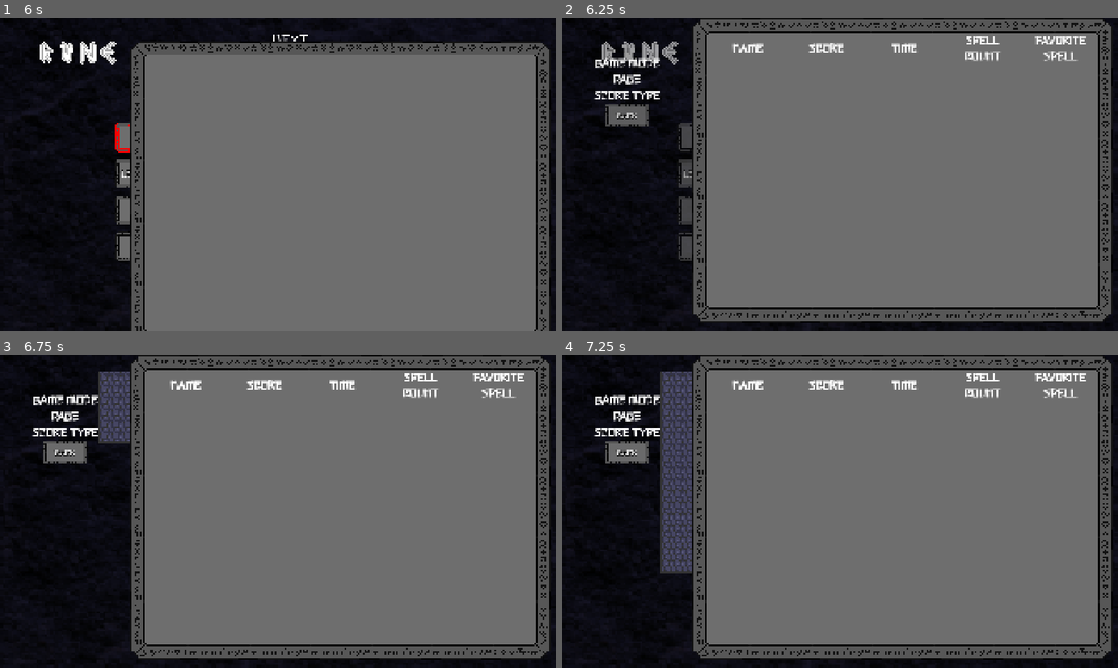
Above: before the commit, frames 1-4 (two rows, left to right).
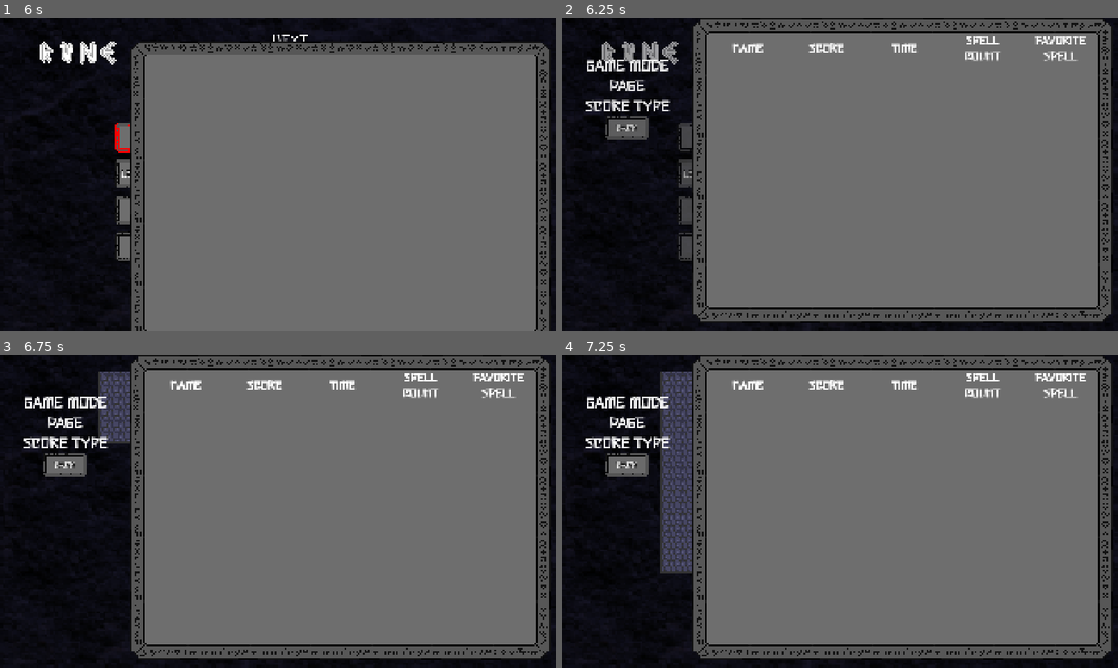
Above: after the commit, the same moments.

Repository: dreamblader/rune_ruckus
Game: Godot game, scene res://splash/splash_scene.tscn
Same seed, same stepped clock (60 frames per second), same inputs: the game is played once before the commit and once after it.
Inputs (mouse positions are in pixels of both pictures, inside the frame that each line leads up to):
- Up to frame 1 (6 s): tap Enter (ui_accept) at 0.5, 0.77, 1.52, 2, 2.75, 3.02, 3.5, 3.77, 4.25, 4.52 s; move the mouse to (400, 158) at 0.52 s; hold Right (ui_right) 0.53-1.28 s; hold S (drop) 0.53-1.28 s; click (400, 158) at 0.67 s; move the mouse to (166, 190) at 1.27 s; hold Down (ui_down) 1.28-2.03 s; tap Q (move_spell_l) at 1.35, 5.85 s; click (166, 190) at 1.42 s; move the mouse to (333, 105) at 2.02 s; hold Right (ui_right) 2.03-2.78 s; hold E (move_spell_r) 2.03-2.78 s; click (333, 105) at 2.17 s; move the mouse to (250, 237) at 2.77 s; hold Up (ui_up) 2.78-3.53 s; tap A (rotate_l) at 2.85 s; click (250, 237) at 2.92 s; move the mouse to (444, 221) at 3.52 s; hold D (rotate_r) 3.53-4.28 s; hold Left (ui_left) 3.53-5.03 s; click (444, 221) at 3.67 s; move the mouse to (111, 127) at 4.27 s; tap Space (spell) at 4.35 s; click (111, 127) at 4.42 s; move the mouse to (305, 174) at 5.02 s; hold Down (ui_down) 5.03-5.78 s; hold S (drop) 5.03-5.78 s; click (305, 174) at 5.17 s; move the mouse to (155, 136) at 5.77 s; hold Right (ui_right) from 5.78 s (still down); click (155, 136) at 5.92 s
- Up to frame 2 (6.25 s): keep holding Right (ui_right); tap Enter (ui_accept) at 6.02 s
- Up to frame 3 (6.75 s): move the mouse to (66, 452) at 6.52 s; release Right (ui_right) at 6.53 s; hold Up (ui_up) from 6.53 s (still down); hold E (move_spell_r) from 6.53 s (still down); click (66, 452) at 6.67 s
- Up to frame 4 (7.25 s): keep holding Up (ui_up); keep holding E (move_spell_r); tap Enter (ui_accept) at 6.77 s

Frame 1 is identical in both runs. In frame 2, 1.8% of the frame differs, in the area x 4-20%, y 12-39%; in frame 3, 1.8%; in frame 4, 1.8%.

Commit message:
adding spinner component

Diff:
--- a/ui/menu/score_menu/score_menu_scene.tscn
+++ b/ui/menu/score_menu/score_menu_scene.tscn
@@ -7,6 +7,7 @@
 [ext_resource type="PackedScene" uid="uid://brrndyodfxrpl" path="res://ui/menu/score_menu/line_edit_scene.tscn" id="5_i3srx"]
 [ext_resource type="PackedScene" uid="uid://cb1mx7sweiycm" path="res://ui/menu/score_menu/label_menu_button_scene.tscn" id="6_i3srx"]
 [ext_resource type="PackedScene" uid="uid://cwk18juqak2d2" path="res://ui/rune_tablet/rune_tablet_scene.tscn" id="7_vk5bk"]
+[ext_resource type="PackedScene" uid="uid://38ci25byanr8" path="res://ui/spinner/spinner_scene.tscn" id="7_xye5v"]
 
 [sub_resource type="ShaderMaterial" id="ShaderMaterial_ijf4m"]
 resource_local_to_scene = true
@@ -498,16 +499,19 @@
 theme_override_colors/font_outline_color = Color(1, 1, 1, 1)
 theme_override_constants/outline_size = 5
 theme_override_fonts/font = ExtResource("4_ijf4m")
-theme_override_font_sizes/font_size = 35
+theme_override_font_sizes/font_size = 45
 text = "GAME MODE"
 horizontal_alignment = 1
+
+[node name="Spinner" parent="ScoreToolMenu" unique_id=585554159 instance=ExtResource("7_xye5v")]
+layout_mode = 2
 
 [node name="PageLabel" type="Label" parent="ScoreToolMenu" unique_id=206585111]
 layout_mode = 2
 theme_override_colors/font_outline_color = Color(1, 1, 1, 1)
 theme_override_constants/outline_size = 5
 theme_override_fonts/font = ExtResource("4_ijf4m")
-theme_override_font_sizes/font_size = 35
+theme_override_font_sizes/font_size = 45
 text = "PAGE"
 horizontal_alignment = 1
 
@@ -516,7 +520,7 @@
 theme_override_colors/font_outline_color = Color(1, 1, 1, 1)
 theme_override_constants/outline_size = 5
 theme_override_fonts/font = ExtResource("4_ijf4m")
-theme_override_font_sizes/font_size = 35
+theme_override_font_sizes/font_size = 45
 text = "SCORE TYPE"
 horizontal_alignment = 1
 
--- /dev/null
+++ b/ui/spinner/spinner_scene.tscn
@@ -0,0 +1,45 @@
+[gd_scene format=3 uid="uid://38ci25byanr8"]
+
+[ext_resource type="Script" uid="uid://bgpyvce4seo86" path="res://ui/spinner/spinner_script.gd" id="1_j6t2o"]
+[ext_resource type="FontFile" uid="uid://qm41pjw6s1wh" path="res://font/Stick-Regular.ttf" id="1_wsp6t"]
+
+[node name="Spinner" type="HBoxContainer" unique_id=585554159]
+focus_mode = 2
+theme_override_constants/separation = 35
+alignment = 1
+script = ExtResource("1_j6t2o")
+
+[node name="L" type="Label" parent="." unique_id=399337469]
+unique_name_in_owner = true
+layout_mode = 2
+theme_override_colors/font_outline_color = Color(0, 0, 0, 1)
+theme_override_constants/outline_size = 20
+theme_override_fonts/font = ExtResource("1_wsp6t")
+theme_override_font_sizes/font_size = 35
+text = "◀"
+horizontal_alignment = 1
+
+[node name="Text" type="Label" parent="." unique_id=1803730727]
+unique_name_in_owner = true
+layout_mode = 2
+theme_override_colors/font_outline_color = Color(0, 0, 0, 1)
+theme_override_constants/outline_size = 20
+theme_override_fonts/font = ExtResource("1_wsp6t")
+theme_override_font_sizes/font_size = 35
+text = "TEST"
+horizontal_alignment = 1
+
+[node name="R" type="Label" parent="." unique_id=1923229116]
+unique_name_in_owner = true
+layout_mode = 2
+theme_override_colors/font_outline_color = Color(0, 0, 0, 1)
+theme_override_constants/outline_size = 20
+theme_override_fonts/font = ExtResource("1_wsp6t")
+theme_override_font_sizes/font_size = 35
+text = "▶"
+horizontal_alignment = 1
+
+[connection signal="focus_entered" from="." to="." method="_on_focus_entered"]
+[connection signal="focus_exited" from="." to="." method="_on_focus_exited"]
+[connection signal="gui_input" from="L" to="." method="_on_l_gui_input"]
+[connection signal="gui_input" from="R" to="." method="_on_r_gui_input"]
--- /dev/null
+++ b/ui/spinner/spinner_script.gd
@@ -0,0 +1,62 @@
+extends HBoxContainer
+
+@onready var left_icon = %L
+@onready var text_label = %Text
+@onready var right_icon = %R
+
+@export var options: Array[String]
+
+var current_index = 0
+
+
+func _input(event: InputEvent) -> void:
+	if event.is_action_pressed("ui_left") && self.has_focus():
+		move_index(-1)
+	if event.is_action_pressed("ui_right") && self.has_focus():
+		move_index(1)
+
+
+func _ready() -> void:
+	if options.is_empty():
+		self.visible = false
+		self.focus_mode = Control.FOCUS_NONE
+		return
+
+	if options.size() == 1:
+		right_icon.visible = false
+		left_icon.visible = false
+
+	update_spinner()
+
+
+func move_index(value:int) -> void:
+	var new_index = current_index + value
+	if new_index >= 0 && new_index < options.size():
+		current_index = new_index
+		update_spinner()
+
+
+func update_spinner() -> void:
+	text_label.text = options[current_index]
+	left_icon.modulate.a = 0 if current_index == 0 else 1
+	right_icon.modulate.a = 0 if current_index == options.size()-1 else 1
+
+
+func _on_r_gui_input(event: InputEvent) -> void:
+		if event is InputEventMouseButton:
+			if event.button_index == MOUSE_BUTTON_LEFT && self.has_focus() && right_icon.modulate.a == 1:
+				move_index(1)
+
+
+func _on_l_gui_input(event: InputEvent) -> void:
+		if event is InputEventMouseButton:
+			if event.button_index == MOUSE_BUTTON_LEFT && self.has_focus() && right_icon.modulate.a == 1:
+				move_index(-1)
+
+
+func _on_focus_entered() -> void:
+	pass # Replace with function body.
+
+
+func _on_focus_exited() -> void:
+	pass # Replace with function body.
Not shown, added: ui/spinner/spinner_script.gd.uid
